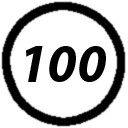
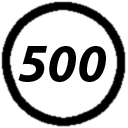
Layer changes from the first 128 × 128 image to the second:
added layer "500" above "100" over bbox(18, 46, 47, 82)
hid "100" over bbox(26, 46, 47, 82)
